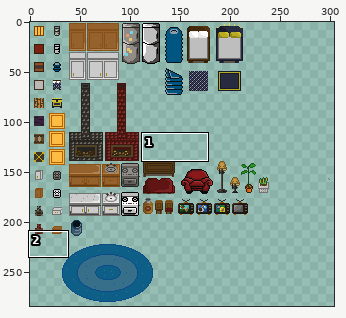
Edited in one commit: sprite sheet (img/CarpentryItems.png). The picture above shows the old version from afar; the outline marks the close-up.
Close-up. The starting point:
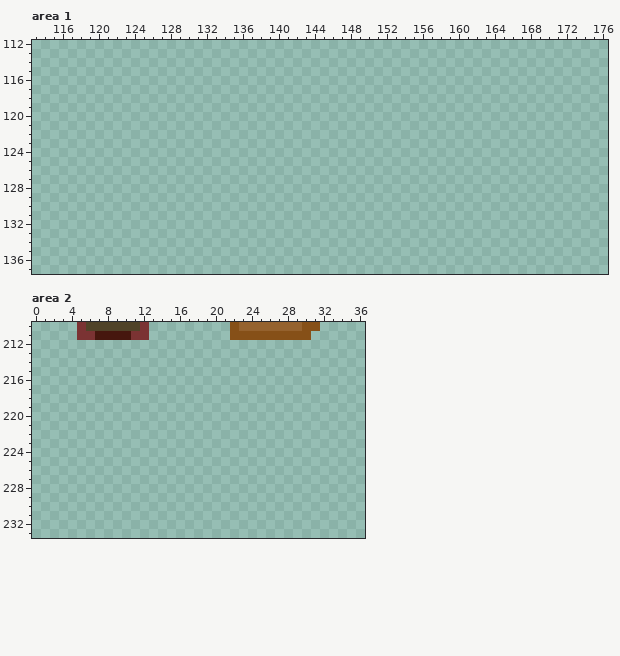
The file is 312x312 pixels. Colours within 5 levels of each other are drawn and written as one. Shown: area 1: x 113..176, y 112..137; area 2: x 0..36, y 210..233. The wide view leaves out empty margins. The commit also changed other parts of the picture, which this record leaves out.
Now the later version:
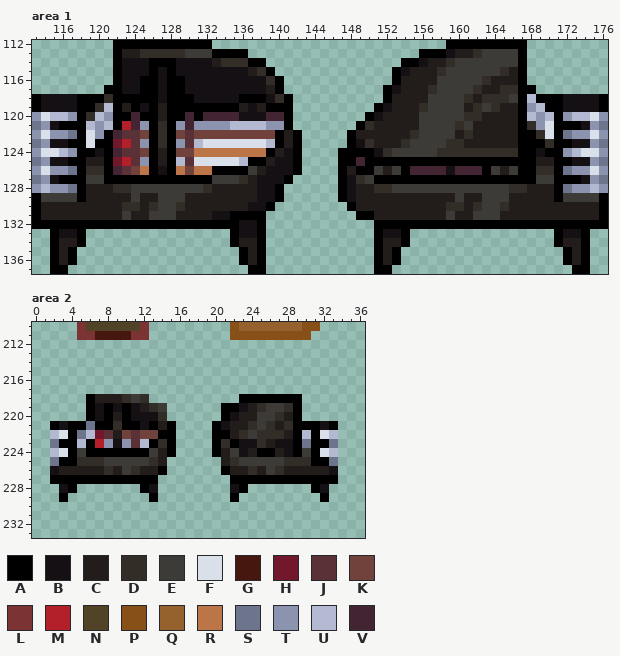
Palette (. is transparent): A #000000  B #141013  C #221c1a  D #322d27  E #3d3b38  F #dae0ea  G #46170e  H #73172d  J #5b3138  K #71413b  L #7b3333  M #b4202a  N #504328  P #865018  Q #95622e  R #bb7547  S #6d758d  T #8b93af  U #b3b9d1  V #422433
Difference:
Changed rows in their new state; - is an unchanged pixel.
Area 1:
first column x 113:
112 ---------AAAAAAAAAAA--------------------------AAAAAAAAA---------
113 ---------ACCDDDDDEEEAAAA-------------------AAABCCDEEEEA---------
114 ---------ABBBAAABBBBCDDDAA---------------AABCCDEEEEEEEA---------
115 ---------ABBBABABBBBBBBBCDA-------------ABCCCDEEEEEEDCA---------
116 ---------ABBAABAABBBBBBBBBDA------------ACCCCEEEEEDCCCA---------
117 --------AABBAABAABBBBBBBBBCA-----------ABCCCDEEEEDCCDDAA--------
118 ABBBBAAADAAAAABAAABBBBBAAABDA----------ACCCCEEEEDCDDDEAUAAABBBBA
119 ABBBBAADUACABACAAAAAAAACBCAAA---------ABCCCDEEEECDEDCCATUAABBBBA
120 TFUUTADUTAAVAACAAVAVVVVBBBVVA--------ABCCCCEEEEEDDCCCCAUTUATUUFT
121 STBAAAUTUAMVTADATVTTTTUUUUTTA-------ADCCCCCEEEEDECCCCCADTFAAABTS
122 TFTTSAFTAVJJKADAKJKKKKKKKKKACA-----ACCCCCCDEEEECDCCCCCAADFASTTFT
123 STBBAAFAAHMJTADATJUFFFFFFFUACA-----ABDCCCDEEEEDDCCCCCCAAADAABBTS
124 TFFUTAABAVJJKACAKKRRRRRRRRACBA----AAAABDEEEEEDDDDDDDDDAABAATUFFT
125 STBBAACCAHMJTACAUJFFFFFUAACBBA----AAVAAAAAAAAAAAAAAAAAAACCAABBTS
126 TFTTSADDAVJKRABARKRRAAAAECBBBA----ACAAECEAVVVVBVVVAECEAADDASTTFT
127 STBAAAEEAAAAAAAAAAAAEEEDCBBBA-----ABDEAAAAAAAAAAAAAAAAAAEEAAABTS
128 TUTTSACCCDDEEEEEEEEDCCCCCBBA------ABCCDDEEEEEEEEEEEEEDDCCCASTTUT
129 AEEEEACCCCCECCEEECCCCCCCCBBA------ABCCCCCCCCCCCECCEEECCCCCAEEEEA
130 ACCCCCCCCCDDCDEEDCCCCCCCBBA--------ACCCCCCCCCCDDCDEEDCCCCCCCCCCA
131 ACCCCCCCCCECCEEECCCCBBAAAA----------AACCCCCCCCECCEEECCCCCCCCCCCA
132 AAAAAAAAAAAAAAAAAAAAAAABBA------------AAAAAAAAAAAAAAAAAAAAAAAAAA
133 --ABBA----------------ABBA------------ABBA----------------ABBA--
134 --ACCA----------------ACCA------------ACCA----------------ACCA--
135 --ACA------------------ACA------------ACA------------------ACA--
136 --ACA------------------ACA------------ACA------------------ACA--
137 --AA--------------------AA------------AA--------------------AA--
Area 2:
first column x 2:
218 ----ACCCDED----------AAAAAAA----
219 ----ABABABCDE------AABCDEEDA----
220 ----ABACABBBD------ABCCEEDCA----
221 ABAASAADAABACA----ABCCDEDCDAAABA
222 UFASUHJCKJKKAA----AACDEDDDCAUAFU
223 SAAUAMTBTJUADA----ADABBDCBBASAAS
224 UFAEAAAAAAAECA----ACEBCAACBAEAFU
225 SAADDDEEEEEDC------CDEEEEEDDDAAS
226 BCCCCCDCEDCCA------ACCDCEDCCCCCB
227 AAAAAAAAAAAA--------AAAAAAAAAAAA
228 -BA-------AB--------BA-------AB-
229 -A---------A--------A---------A-
